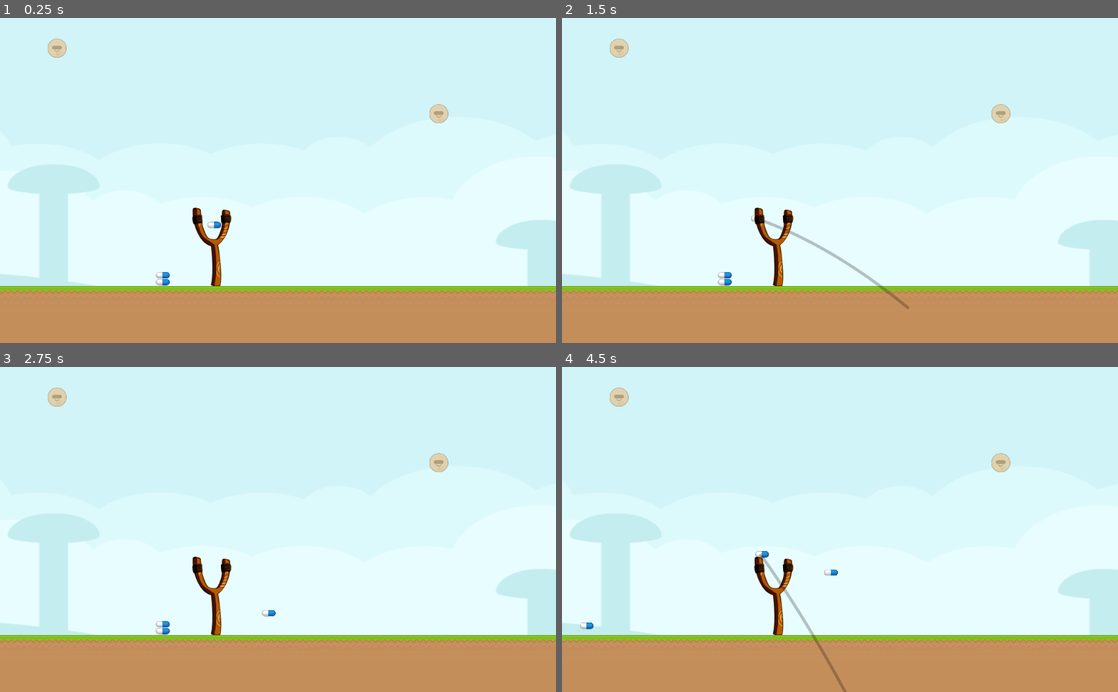
Above: before the commit, frames 1-4 (two rows, left to right).
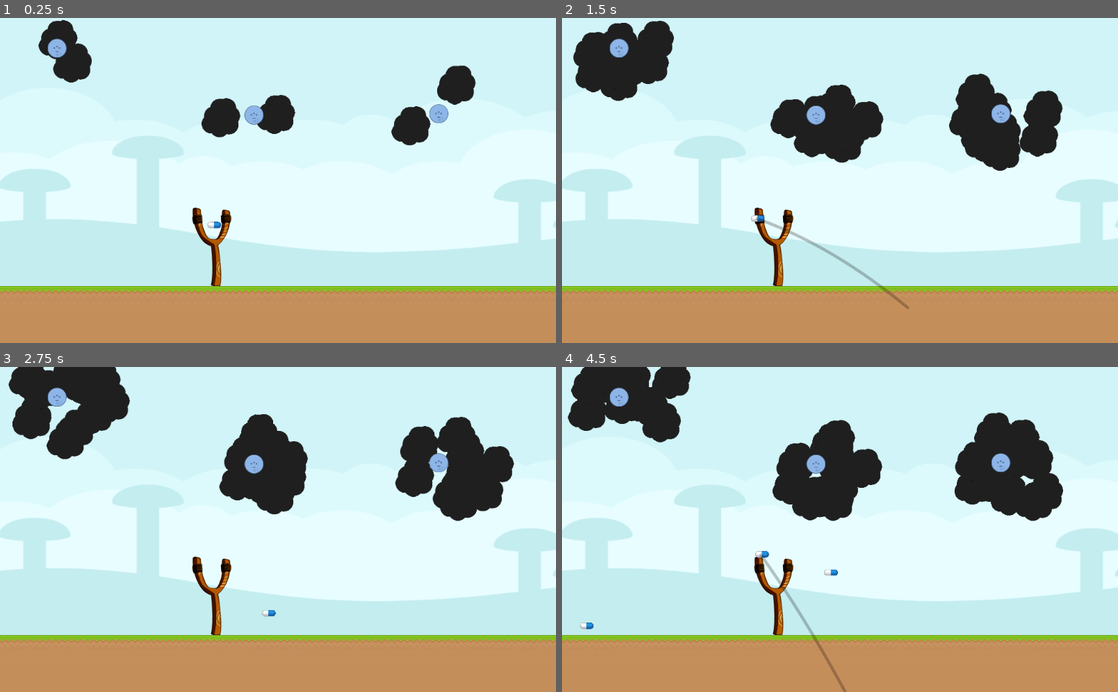
Above: after the commit, the same moments.

Repository: kleimaj/slingshot
Game: Godot game, scene res://Scenes/Level.tscn
Two runs of this game, one before a commit and one after it. Both use one fixed random seed, a clock stepped at 60 frames per second and the inputs below.
Inputs (mouse positions are in pixels of both pictures, inside the frame that each line leads up to):
- Up to frame 1 (0.25 s): no input
- Up to frame 2 (1.5 s): move the mouse to (962, 164) at 0.52 s; click (962, 164) at 0.67 s; drag from (728, 196) to (617, 47) at 1.27 s
- Up to frame 3 (2.75 s): move the mouse to (333, 458) at 2.02 s; click (333, 458) at 2.17 s
- Up to frame 4 (4.5 s): drag from (812, 594) to (1001, 461) at 2.77 s; move the mouse to (1006, 578) at 3.52 s; click (1006, 578) at 3.67 s; drag from (673, 480) to (756, 448) at 4.27 s

The runs differ from the first frame. In frame 1, 19% of the frame differs, in the area x 0-100%, y 0-83%; in frame 2, 25%; in frame 3, 27%; in frame 4, 27%.

Commit message:
adds unlimited projectiles

Diff:
--- a/Objects/Enemy.gd
+++ b/Objects/Enemy.gd
@@ -39,4 +39,5 @@
 
 func _on_Area2D_body_entered(body):
 	if body.is_in_group("projectiles"):
-		$Sprite.texture = load("res://GFX/kenney_physicsAssets_v2/PNG/Aliens/alienBlue_round.png")
+		$Sprite.texture = load("res://GFX/kenney_physicsAssets_v2/PNG/Aliens/alienYellow_round.png")
+		$Particles2D.emitting = false
--- a/Objects/Enemy.tscn
+++ b/Objects/Enemy.tscn
@@ -1,12 +1,14 @@
-[gd_scene load_steps=4 format=2]
+[gd_scene load_steps=5 format=2]
 
-[ext_resource path="res://GFX/kenney_physicsAssets_v2/PNG/Aliens/alienBeige_round.png" type="Texture" id=1]
+[ext_resource path="res://GFX/kenney_physicsAssets_v2/PNG/Aliens/alienBlue_round.png" type="Texture" id=1]
 [ext_resource path="res://Objects/Enemy.gd" type="Script" id=2]
+[ext_resource path="res://GFX/kenney2/explosion/regularExplosion07.png" type="Texture" id=3]
 
 [sub_resource type="CircleShape2D" id=1]
 radius = 35.0
 
 [node name="Enemy" type="RigidBody2D"]
+z_index = 1
 collision_layer = 3
 collision_mask = 3
 contacts_reported = 2
@@ -15,9 +17,6 @@
 __meta__ = {
 "_edit_group_": true
 }
-
-[node name="Sprite" type="Sprite" parent="."]
-texture = ExtResource( 1 )
 
 [node name="CollisionShape2D" type="CollisionShape2D" parent="."]
 visible = false
@@ -28,4 +27,16 @@
 [node name="CollisionShape2D2" type="CollisionShape2D" parent="Area2D"]
 visible = false
 shape = SubResource( 1 )
+
+[node name="Particles2D" type="CPUParticles2D" parent="."]
+amount = 12
+lifetime = 2.0
+texture = ExtResource( 3 )
+emission_shape = 1
+emission_sphere_radius = 128.0
+spread = 37.87
+orbit_velocity = 0.4
+
+[node name="Sprite" type="Sprite" parent="."]
+texture = ExtResource( 1 )
 [connection signal="body_entered" from="Area2D" to="." method="_on_Area2D_body_entered"]
--- a/Objects/Projectile.tscn
+++ b/Objects/Projectile.tscn
@@ -10,6 +10,7 @@
 [node name="Projectile" type="RigidBody2D" groups=[
 "projectiles",
 ]]
+z_index = 1
 input_pickable = true
 collision_layer = 3
 collision_mask = 3
--- a/Objects/Slingshot.gd
+++ b/Objects/Slingshot.gd
@@ -4,6 +4,8 @@
 export var ELASTIC_FORCE = 5
 export var MAX_POINTS = 100
 export var GRAVITY: int = ProjectSettings.get_setting("physics/2d/default_gravity")
+
+const projectile = preload("res://Objects/Projectile.tscn")
 
 var current_projectile = null
 var isActive = false
@@ -20,9 +22,13 @@
 		update_trajectory(delta)
 
 func load_projectile():
-	if len(projectiles) > 0:
-		current_projectile = projectiles.pop_back()
-		current_projectile.global_position = $RestPosition.global_position
+#	if len(projectiles) > 0:
+#		current_projectile = projectiles.pop_back()
+#		current_projectile.global_position = $RestPosition.global_position
+	var spawned_projectile = projectile.instance()
+	self.add_child(spawned_projectile)
+	current_projectile = spawned_projectile
+	current_projectile.global_position = $RestPosition.global_position
 
 func launch_projectile(proj: RigidBody2D, launch_impulse):
 	proj.mode = RigidBody2D.MODE_RIGID
@@ -58,7 +64,7 @@
 
 func _on_touch_drag(event):
 	launch_force = (rest.global_position - event.position).clamped(MAX_DISTANCE)
-	current_projectile.position = rest.global_position - launch_force
+	current_projectile.global_position = rest.global_position - launch_force
 
 
 func _on_Timer_timeout():
--- a/Scenes/Level.tscn
+++ b/Scenes/Level.tscn
@@ -85,8 +85,20 @@
 }
 
 [node name="Background2" type="Sprite" parent="Environment"]
-position = Vector2( 2331.25, 170.928 )
-scale = Vector2( 3.24602, 2.24963 )
+position = Vector2( 2109.61, 37.0194 )
+scale = Vector2( 2.53811, 1.75902 )
+texture = ExtResource( 8 )
+offset = Vector2( -601.099, 0 )
+
+[node name="Background3" type="Sprite" parent="Environment"]
+position = Vector2( 4707.15, 37.0194 )
+scale = Vector2( 2.53811, 1.75902 )
+texture = ExtResource( 8 )
+offset = Vector2( -601.099, 0 )
+
+[node name="Background4" type="Sprite" parent="Environment"]
+position = Vector2( -480.385, 37.0194 )
+scale = Vector2( 2.53811, 1.75902 )
 texture = ExtResource( 8 )
 offset = Vector2( -601.099, 0 )
 
@@ -110,13 +122,21 @@
 
 [node name="Enemy" parent="Enemies" instance=ExtResource( 5 )]
 position = Vector2( -263.937, -388.278 )
+z_index = 0
 mode = 1
 
 [node name="Enemy2" parent="Enemies" instance=ExtResource( 5 )]
 position = Vector2( 1142.13, -146.373 )
+z_index = 0
+mode = 1
+
+[node name="Enemy3" parent="Enemies" instance=ExtResource( 5 )]
+position = Vector2( 461.908, -141.616 )
+z_index = 0
 mode = 1
 
 [node name="Projectiles" type="Node2D" parent="."]
+visible = false
 
 [node name="Projectile" parent="Projectiles" instance=ExtResource( 7 )]
 position = Vector2( 118.928, 473.825 )
@@ -131,6 +151,8 @@
 position = Vector2( 550, 100 )
 current = true
 zoom = Vector2( 2, 2 )
+drag_margin_h_enabled = true
+drag_margin_v_enabled = true
 
 [node name="ParallaxBackground" type="ParallaxBackground" parent="Camera2D"]
 scroll_ignore_camera_zoom = true
